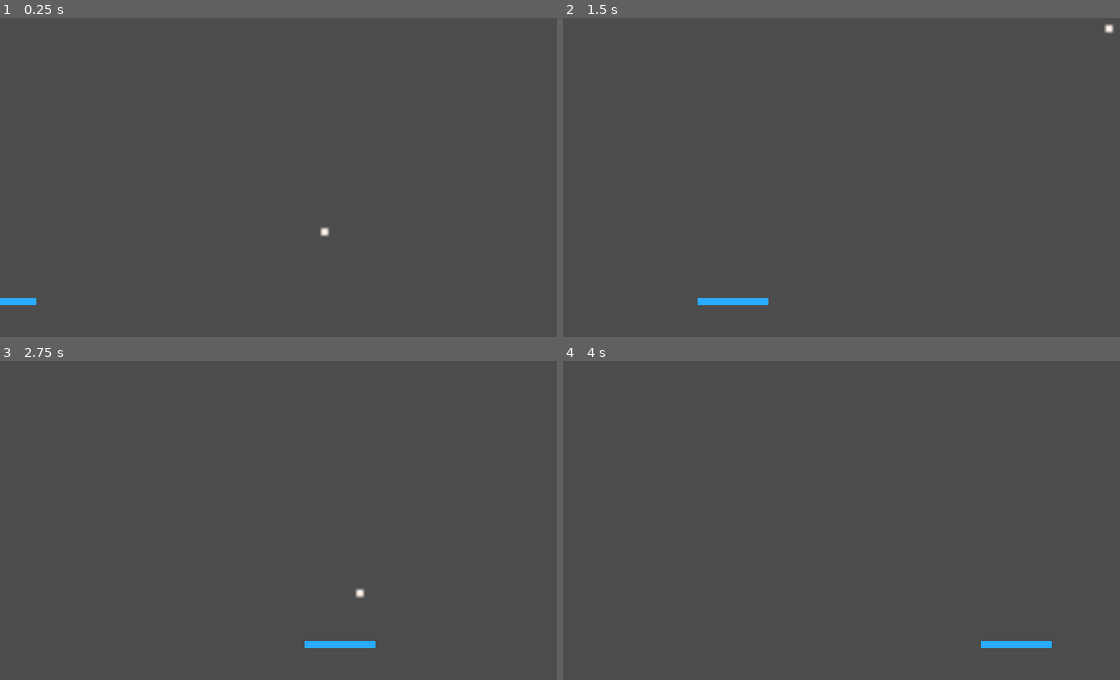
Above: before the commit, frames 1-4 (two rows, left to right).
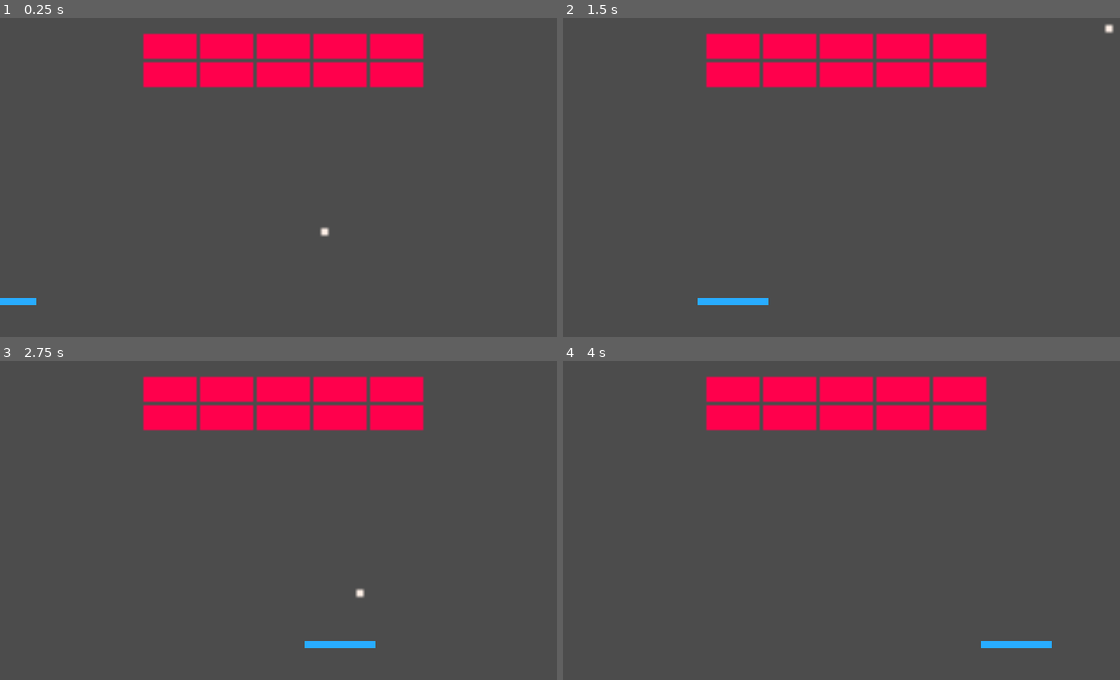
Above: after the commit, the same moments.

Repository: Glutch/Godot-Breakout
Game: Godot game, scene res://Scenes/LevelOne.tscn
The game is run twice, just before and just after one commit, with the same random seed, the same clock (stepped at 60 frames per second) and the same inputs.
Inputs (mouse positions are in pixels of both pictures, inside the frame that each line leads up to):
- Up to frame 1 (0.25 s): no input
- Up to frame 2 (1.5 s): move the mouse to (969, 161) at 0.52 s; move the mouse to (735, 193) at 1.27 s
- Up to frame 3 (2.75 s): move the mouse to (339, 450) at 2.02 s
- Up to frame 4 (4 s): move the mouse to (819, 584) at 2.77 s; tap Enter at 3.5 s; move the mouse to (1014, 568) at 3.52 s

The runs differ from the first frame. In frame 1, 8.2% of the frame differs, in the area x 25-77%, y 4-22%; in frame 2, 8.2%; in frame 3, 8.2%; in frame 4, 8.2%.

Commit message:
added bricks

Diff:
--- a/Scenes/LevelOne.tscn
+++ b/Scenes/LevelOne.tscn
@@ -1,8 +1,10 @@
-[gd_scene load_steps=6 format=2]
+[gd_scene load_steps=9 format=2]
 
 [ext_resource path="res://Scripts/Paddle.gd" type="Script" id=1]
 [ext_resource path="res://Textures/paddle.png" type="Texture" id=2]
-[ext_resource path="res://Textures/ball.png" type="Texture" id=3]
+[ext_resource path="res://Scripts/Ball.gd" type="Script" id=3]
+[ext_resource path="res://Textures/ball.png" type="Texture" id=4]
+[ext_resource path="res://Textures/brick.png" type="Texture" id=5]
 
 [sub_resource type="RectangleShape2D" id=2]
 
@@ -14,10 +16,16 @@
 custom_solver_bias = 0.0
 extents = Vector2( 4, 4 )
 
+[sub_resource type="RectangleShape2D" id=3]
+
+custom_solver_bias = 0.0
+extents = Vector2( 30, 14 )
+
 [node name="World" type="Node2D" index="0"]
 
 [node name="Paddle" type="KinematicBody2D" parent="." index="0"]
 
+editor/display_folded = true
 position = Vector2( 320, 320 )
 input_pickable = false
 collision_layer = 1
@@ -41,6 +49,7 @@
 
 [node name="Ball" type="RigidBody2D" parent="." index="1"]
 
+editor/display_folded = true
 position = Vector2( 320, 288 )
 input_pickable = false
 collision_layer = 1
@@ -52,20 +61,21 @@
 gravity_scale = 0.0
 custom_integrator = false
 continuous_cd = 0
-contacts_reported = 0
-contact_monitor = false
+contacts_reported = 1
+contact_monitor = true
 sleeping = false
 can_sleep = true
 linear_velocity = Vector2( 200, -200 )
 linear_damp = 0.0
 angular_velocity = 0.0
 angular_damp = 0.0
+script = ExtResource( 3 )
 _sections_unfolded = [ "Angular", "Collision", "Linear" ]
 
 [node name="Sprite" type="Sprite" parent="Ball" index="0"]
 
 scale = Vector2( 4, 4 )
-texture = ExtResource( 3 )
+texture = ExtResource( 4 )
 _sections_unfolded = [ "Material", "Region", "Transform", "Visibility" ]
 __meta__ = {
 "_edit_lock_": true
@@ -78,6 +88,7 @@
 
 [node name="Walls" type="StaticBody2D" parent="." index="2"]
 
+editor/display_folded = true
 input_pickable = false
 collision_layer = 1
 collision_mask = 1
@@ -92,3 +103,317 @@
 scale = Vector2( 1, 0.5 )
 build_mode = 0
 polygon = PoolVector2Array( 0, 778, -64, 778, -64, -118, 704, -118, 704, 778, 640, 778, 640, 10, 0, 10 )
+
+[node name="Bricks" type="Node2D" parent="." index="3"]
+
+editor/display_folded = true
+
+[node name="Brick" type="StaticBody2D" parent="Bricks" index="0" groups=[
+"Bricks",
+]]
+
+editor/display_folded = true
+position = Vector2( 320, 32 )
+input_pickable = false
+collision_layer = 1
+collision_mask = 1
+constant_linear_velocity = Vector2( 0, 0 )
+constant_angular_velocity = 0.0
+friction = 1.0
+bounce = 0.0
+
+[node name="Sprite" type="Sprite" parent="Bricks/Brick" index="0"]
+
+scale = Vector2( 2, 2 )
+texture = ExtResource( 5 )
+_sections_unfolded = [ "Transform" ]
+__meta__ = {
+"_edit_lock_": true
+}
+
+[node name="CollisionShape2D" type="CollisionShape2D" parent="Bricks/Brick" index="1"]
+
+shape = SubResource( 3 )
+_sections_unfolded = [ "Transform" ]
+__meta__ = {
+"_edit_lock_": true
+}
+
+[node name="Brick6" type="StaticBody2D" parent="Bricks" index="1" groups=[
+"Bricks",
+]]
+
+editor/display_folded = true
+position = Vector2( 320, 64 )
+input_pickable = false
+collision_layer = 1
+collision_mask = 1
+constant_linear_velocity = Vector2( 0, 0 )
+constant_angular_velocity = 0.0
+friction = 1.0
+bounce = 0.0
+
+[node name="Sprite" type="Sprite" parent="Bricks/Brick6" index="0"]
+
+scale = Vector2( 2, 2 )
+texture = ExtResource( 5 )
+_sections_unfolded = [ "Transform" ]
+__meta__ = {
+"_edit_lock_": true
+}
+
+[node name="CollisionShape2D" type="CollisionShape2D" parent="Bricks/Brick6" index="1"]
+
+shape = SubResource( 3 )
+_sections_unfolded = [ "Transform" ]
+__meta__ = {
+"_edit_lock_": true
+}
+
+[node name="Brick2" type="StaticBody2D" parent="Bricks" index="2" groups=[
+"Bricks",
+]]
+
+editor/display_folded = true
+position = Vector2( 256, 32 )
+input_pickable = false
+collision_layer = 1
+collision_mask = 1
+constant_linear_velocity = Vector2( 0, 0 )
+constant_angular_velocity = 0.0
+friction = 1.0
+bounce = 0.0
+
+[node name="Sprite" type="Sprite" parent="Bricks/Brick2" index="0"]
+
+scale = Vector2( 2, 2 )
+texture = ExtResource( 5 )
+_sections_unfolded = [ "Transform" ]
+__meta__ = {
+"_edit_lock_": true
+}
+
+[node name="CollisionShape2D" type="CollisionShape2D" parent="Bricks/Brick2" index="1"]
+
+shape = SubResource( 3 )
+_sections_unfolded = [ "Transform" ]
+__meta__ = {
+"_edit_lock_": true
+}
+
+[node name="Brick9" type="StaticBody2D" parent="Bricks" index="3" groups=[
+"Bricks",
+]]
+
+editor/display_folded = true
+position = Vector2( 256, 64 )
+input_pickable = false
+collision_layer = 1
+collision_mask = 1
+constant_linear_velocity = Vector2( 0, 0 )
+constant_angular_velocity = 0.0
+friction = 1.0
+bounce = 0.0
+
+[node name="Sprite" type="Sprite" parent="Bricks/Brick9" index="0"]
+
+scale = Vector2( 2, 2 )
+texture = ExtResource( 5 )
+_sections_unfolded = [ "Transform" ]
+__meta__ = {
+"_edit_lock_": true
+}
+
+[node name="CollisionShape2D" type="CollisionShape2D" parent="Bricks/Brick9" index="1"]
+
+shape = SubResource( 3 )
+_sections_unfolded = [ "Transform" ]
+__meta__ = {
+"_edit_lock_": true
+}
+
+[node name="Brick3" type="StaticBody2D" parent="Bricks" index="4" groups=[
+"Bricks",
+]]
+
+editor/display_folded = true
+position = Vector2( 384, 32 )
+input_pickable = false
+collision_layer = 1
+collision_mask = 1
+constant_linear_velocity = Vector2( 0, 0 )
+constant_angular_velocity = 0.0
+friction = 1.0
+bounce = 0.0
+
+[node name="Sprite" type="Sprite" parent="Bricks/Brick3" index="0"]
+
+scale = Vector2( 2, 2 )
+texture = ExtResource( 5 )
+_sections_unfolded = [ "Transform" ]
+__meta__ = {
+"_edit_lock_": true
+}
+
+[node name="CollisionShape2D" type="CollisionShape2D" parent="Bricks/Brick3" index="1"]
+
+shape = SubResource( 3 )
+_sections_unfolded = [ "Transform" ]
+__meta__ = {
+"_edit_lock_": true
+}
+
+[node name="Brick8" type="StaticBody2D" parent="Bricks" index="5" groups=[
+"Bricks",
+]]
+
+editor/display_folded = true
+position = Vector2( 384, 64 )
+input_pickable = false
+collision_layer = 1
+collision_mask = 1
+constant_linear_velocity = Vector2( 0, 0 )
+constant_angular_velocity = 0.0
+friction = 1.0
+bounce = 0.0
+
+[node name="Sprite" type="Sprite" parent="Bricks/Brick8" index="0"]
+
+scale = Vector2( 2, 2 )
+texture = ExtResource( 5 )
+_sections_unfolded = [ "Transform" ]
+__meta__ = {
+"_edit_lock_": true
+}
+
+[node name="CollisionShape2D" type="CollisionShape2D" parent="Bricks/Brick8" index="1"]
+
+shape = SubResource( 3 )
+_sections_unfolded = [ "Transform" ]
+__meta__ = {
+"_edit_lock_": true
+}
+
+[node name="Brick4" type="StaticBody2D" parent="Bricks" index="6" groups=[
+"Bricks",
+]]
+
+editor/display_folded = true
+position = Vector2( 448, 32 )
+input_pickable = false
+collision_layer = 1
+collision_mask = 1
+constant_linear_velocity = Vector2( 0, 0 )
+constant_angular_velocity = 0.0
+friction = 1.0
+bounce = 0.0
+
+[node name="Sprite" type="Sprite" parent="Bricks/Brick4" index="0"]
+
+scale = Vector2( 2, 2 )
+texture = ExtResource( 5 )
+_sections_unfolded = [ "Transform" ]
+__meta__ = {
+"_edit_lock_": true
+}
+
+[node name="CollisionShape2D" type="CollisionShape2D" parent="Bricks/Brick4" index="1"]
+
+shape = SubResource( 3 )
+_sections_unfolded = [ "Transform" ]
+__meta__ = {
+"_edit_lock_": true
+}
+
+[node name="Brick10" type="StaticBody2D" parent="Bricks" index="7" groups=[
+"Bricks",
+]]
+
+editor/display_folded = true
+position = Vector2( 448, 64 )
+input_pickable = false
+collision_layer = 1
+collision_mask = 1
+constant_linear_velocity = Vector2( 0, 0 )
+constant_angular_velocity = 0.0
+friction = 1.0
+bounce = 0.0
+
+[node name="Sprite" type="Sprite" parent="Bricks/Brick10" index="0"]
+
+scale = Vector2( 2, 2 )
+texture = ExtResource( 5 )
+_sections_unfolded = [ "Transform" ]
+__meta__ = {
+"_edit_lock_": true
+}
+
+[node name="CollisionShape2D" type="CollisionShape2D" parent="Bricks/Brick10" index="1"]
+
+shape = SubResource( 3 )
+_sections_unfolded = [ "Transform" ]
+__meta__ = {
+"_edit_lock_": true
+}
+
+[node name="Brick5" type="StaticBody2D" parent="Bricks" index="8" groups=[
+"Bricks",
+]]
+
+editor/display_folded = true
+position = Vector2( 192, 32 )
+input_pickable = false
+collision_layer = 1
+collision_mask = 1
+constant_linear_velocity = Vector2( 0, 0 )
+constant_angular_velocity = 0.0
+friction = 1.0
+bounce = 0.0
+
+[node name="Sprite" type="Sprite" parent="Bricks/Brick5" index="0"]
+
+scale = Vector2( 2, 2 )
+texture = ExtResource( 5 )
+_sections_unfolded = [ "Transform" ]
+__meta__ = {
+"_edit_lock_": true
+}
+
+[node name="CollisionShape2D" type="CollisionShape2D" parent="Bricks/Brick5" index="1"]
+
+shape = SubResource( 3 )
+_sections_unfolded = [ "Transform" ]
+__meta__ = {
+"_edit_lock_": true
+}
+
+[node name="Brick7" type="StaticBody2D" parent="Bricks" index="9" groups=[
+"Bricks",
+]]
+
+editor/display_folded = true
+position = Vector2( 192, 64 )
+input_pickable = false
+collision_layer = 1
+collision_mask = 1
+constant_linear_velocity = Vector2( 0, 0 )
+constant_angular_velocity = 0.0
+friction = 1.0
+bounce = 0.0
+
+[node name="Sprite" type="Sprite" parent="Bricks/Brick7" index="0"]
+
+scale = Vector2( 2, 2 )
+texture = ExtResource( 5 )
+_sections_unfolded = [ "Transform" ]
+__meta__ = {
+"_edit_lock_": true
+}
+
+[node name="CollisionShape2D" type="CollisionShape2D" parent="Bricks/Brick7" index="1"]
+
+shape = SubResource( 3 )
+_sections_unfolded = [ "Transform" ]
+__meta__ = {
+"_edit_lock_": true
+}
--- /dev/null
+++ b/Scripts/Ball.gd
@@ -0,0 +1,11 @@
+extends RigidBody2D
+
+func _ready():
+	pass
+
+func _process(delta):
+	var bodies = get_colliding_bodies()
+	for body in bodies:
+		if body.is_in_group("Bricks"):
+			body.queue_free()
+	pass
--- a/Scripts/Paddle.gd
+++ b/Scripts/Paddle.gd
@@ -10,6 +10,10 @@
 func _process(delta):
 	var y = get_position().y
 	var x = get_viewport().get_mouse_position().x
+
+	if (x < 0):
+		x = 0
+
 	set_position(Vector2(x, y))
 	# Called every frame. Delta is time since last frame.
 	# Update game logic here.
